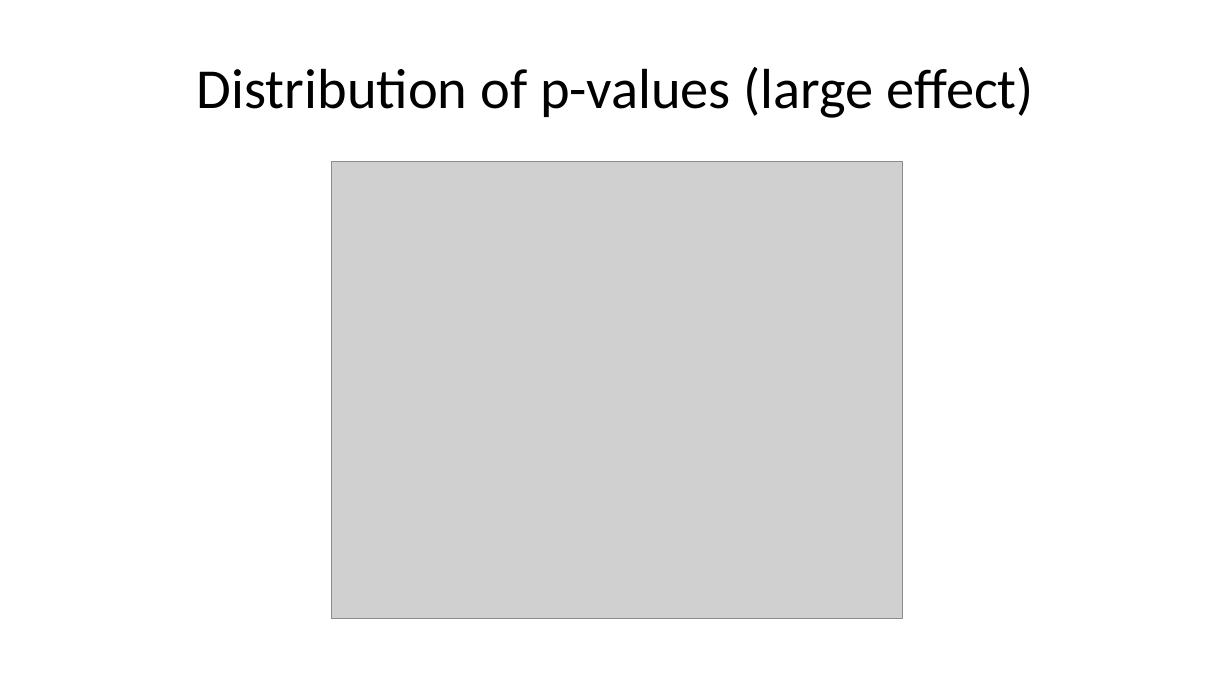
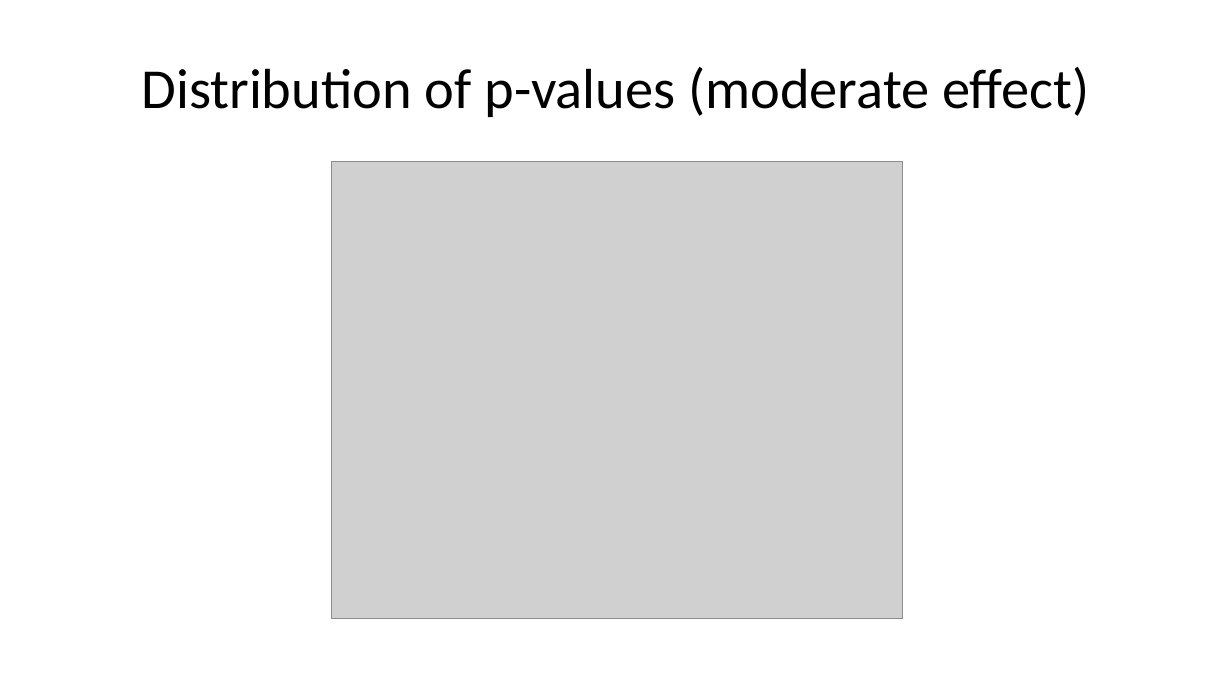
Before and after one commit to ABindoff/R_tutorials, a slide deck: slide 24 of statistical_inference.pptx. Drawn at 1232x693 pixels with LibreOffice and Linux fonts; fonts in the diff are those of the drawing; grey boxes stand for pictures. Boxes give left, top, right and bottom in pixels: in the first picture for what was removed or moved away, otherwise in the second. Text is boxed around its words. In the diff, an @@ line names an element or a change of style, - is before the commit and + after.

```diff
--- a/statistical_inference.pptx
+++ b/statistical_inference.pptx
@@ title at bbox=[141, 67, 1089, 117]: text changed @@
-Distribution of p-values (large effect)
+Distribution of p-values (moderate effect)
```
Also in this commit, not shown: 5 other slides changed, 1 other file.
